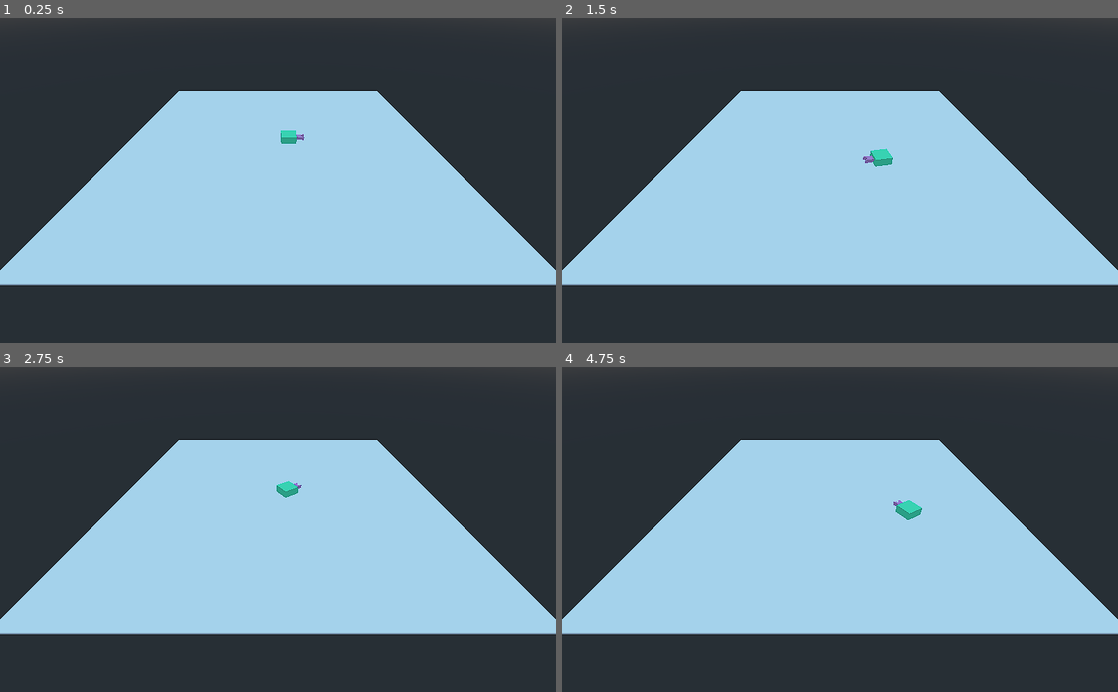
Above: before the commit, frames 1-4 (two rows, left to right).
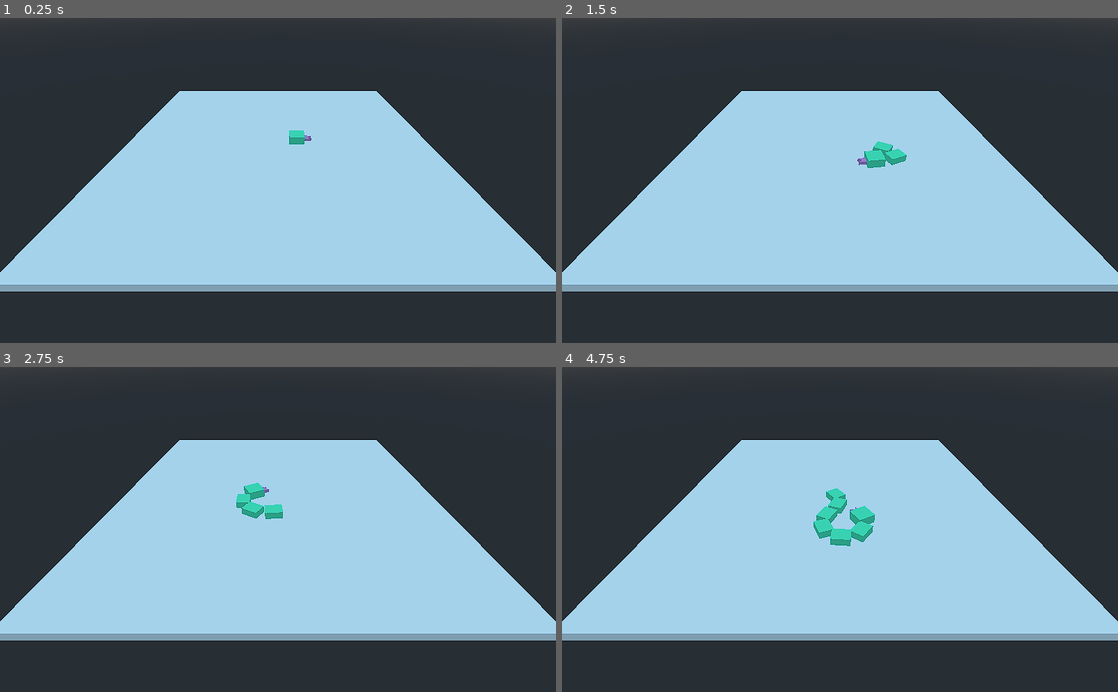
Above: after the commit, the same moments.

Repository: shinpansen/GodotSnake
Game: Godot game, scene res://Main.tscn
Two runs of this game, one before a commit and one after it. Both use one fixed random seed, a clock stepped at 60 frames per second and the inputs below.
Inputs:
- Up to frame 1 (0.25 s): no input
- Up to frame 2 (1.5 s): hold Right (ui_right) 0.53-1.28 s; tap Space (ui_space) at 0.6, 1.35 s; hold Down (ui_down) from 1.28 s (still down)
- Up to frame 3 (2.75 s): release Down (ui_down) at 2.03 s; hold Right (ui_right) from 2.03 s (still down); tap Space (ui_space) at 2.1 s
- Up to frame 4 (4.75 s): tap Space (ui_space) at 2.85, 3.6, 4.35 s; release Right (ui_right) at 3.53 s; hold Left (ui_left) from 3.53 s (still down)

The runs differ from the first frame. In frame 1, 3.1% of the frame differs, in the area x 0-100%, y 22-85%; in frame 2, 3.3%; in frame 3, 3.6%; in frame 4, 4.2%.
Error before the commit: Trying to assign value of type 'Node' to a variable of type 'Spatial'. (res://Scripts/Snake.gd:17)

Commit message:
class system for bodies and head

Diff:
--- a/Main.tscn
+++ b/Main.tscn
@@ -1,8 +1,6 @@
-[gd_scene load_steps=5 format=2]
+[gd_scene load_steps=3 format=2]
 
-[ext_resource path="res://Snake/SnakeHead.tscn" type="PackedScene" id=1]
-[ext_resource path="res://Scripts/Snake.gd" type="Script" id=2]
-[ext_resource path="res://Snake/SnakeBody.tscn" type="PackedScene" id=3]
+[ext_resource path="res://Snake/Scenes/snake_head.tscn" type="PackedScene" id=1]
 
 [sub_resource type="CubeMesh" id=1]
 
@@ -12,11 +10,6 @@
 transform = Transform( 1, 0, 0, 0, 0.775176, 0.631746, 0, -0.631746, 0.775176, 0, 15.6814, 27.8634 )
 current = true
 
-[node name="Snake" parent="." instance=ExtResource( 1 )]
-transform = Transform( 1, 0, 0, 0, 1, 0, 0, 0, 1, 0, 0.5, 0 )
-script = ExtResource( 2 )
-SnakeScene = ExtResource( 3 )
-
 [node name="DirectionalLight" type="DirectionalLight" parent="."]
 transform = Transform( -0.925772, 0.136915, -0.352422, 0, 0.932128, 0.362129, 0.378083, 0.335249, -0.862938, -7.52991, 30.5783, -35.7819 )
 visible = false
@@ -25,5 +18,9 @@
 shadow_enabled = true
 
 [node name="Ground" type="MeshInstance" parent="."]
-transform = Transform( 20, 0, 0, 0, 0.1, 0, 0, 0, 20, 0, 0, 0 )
+transform = Transform( 20, 0, 0, 0, 0.5, 0, 0, 0, 20, 0, -0.5, 0 )
 mesh = SubResource( 1 )
+
+[node name="Snake" parent="." instance=ExtResource( 1 )]
+transform = Transform( -4.37114e-08, 0, 1, 0, 1, 0, -1, 0, -4.37114e-08, 0, 0, 0 )
+bodies_gap = 1.8
--- /dev/null
+++ b/Snake/Scenes/snake_body.tscn
@@ -0,0 +1,25 @@
+[gd_scene load_steps=5 format=2]
+
+[ext_resource path="res://Snake/Assets/snake_skin.tres" type="Material" id=1]
+[ext_resource path="res://Snake/Scripts/snake_body.gd" type="Script" id=2]
+
+[sub_resource type="CubeMesh" id=1]
+
+[sub_resource type="BoxShape" id=4]
+
+[node name="SnakeBody" type="KinematicBody"]
+collision_layer = 0
+collision_mask = 0
+script = ExtResource( 2 )
+
+[node name="MeshInstance" type="MeshInstance" parent="."]
+transform = Transform( -4.37114e-08, 0, 0.8, 0, 0.4, 0, -1, 0, -3.49691e-08, 0, 0.4, 0 )
+mesh = SubResource( 1 )
+material/0 = ExtResource( 1 )
+
+[node name="Area" type="Area" parent="."]
+transform = Transform( 1, 0, 0, 0, 1, 0, 0, 0, 1, 0, 0.4, 0 )
+
+[node name="CollisionShape" type="CollisionShape" parent="Area"]
+transform = Transform( -4.37114e-08, 0, 0.8, 0, 0.4, 0, -1, 0, -3.49691e-08, 0, 0, 0 )
+shape = SubResource( 4 )
--- /dev/null
+++ b/Snake/Scenes/snake_head.tscn
@@ -0,0 +1,40 @@
+[gd_scene load_steps=7 format=2]
+
+[ext_resource path="res://Snake/Assets/snake_skin.tres" type="Material" id=1]
+[ext_resource path="res://Snake/Scripts/snake_head.gd" type="Script" id=2]
+
+[sub_resource type="BoxShape" id=1]
+
+[sub_resource type="CubeMesh" id=2]
+
+[sub_resource type="PrismMesh" id=6]
+
+[sub_resource type="SpatialMaterial" id=5]
+albedo_color = Color( 0.917647, 0.603922, 0.87451, 1 )
+
+[node name="Snake" type="KinematicBody"]
+script = ExtResource( 2 )
+
+[node name="CollisionShape" type="CollisionShape" parent="."]
+transform = Transform( -2.18557e-08, 0, 1, 0, 0.5, 0, -0.5, 0, -4.37114e-08, 0, 0.5, 0.5 )
+shape = SubResource( 1 )
+
+[node name="SnakeHeadMesh" type="MeshInstance" parent="."]
+transform = Transform( 1, 0, 0, 0, 0.5, 0, 0, 0, 1, 0, 0.5, 0 )
+mesh = SubResource( 2 )
+material/0 = ExtResource( 1 )
+
+[node name="SnakeTongue" type="Spatial" parent="."]
+transform = Transform( -4.37114e-08, 0, 1, 0, 1, 0, -1, 0, -4.37114e-08, 0, 0.3, 1.45 )
+
+[node name="SnakeTongue1" type="MeshInstance" parent="SnakeTongue"]
+transform = Transform( 0.136808, -0.469846, 8.21505e-09, 0, -2.18557e-08, -0.2, 0.375877, 0.17101, -2.99003e-09, 0, 0, 0.2 )
+mesh = SubResource( 6 )
+skeleton = NodePath("../..")
+material/0 = SubResource( 5 )
+
+[node name="SnakeTongue2" type="MeshInstance" parent="SnakeTongue"]
+transform = Transform( -0.136808, -0.469846, 8.21505e-09, 0, -2.18557e-08, -0.2, 0.375877, -0.17101, 2.99003e-09, 0, 0, -0.2 )
+mesh = SubResource( 6 )
+skeleton = NodePath("../..")
+material/0 = SubResource( 5 )
--- a/Scripts/Snake.gd
+++ b/Snake/Scripts/snake.gd
@@ -1,12 +1,12 @@
 class_name SnakeComponent
-
 extends KinematicBody
 
-export (PackedScene) var SnakeScene
+export (PackedScene) var SnakeHead
+export (PackedScene) var SnakeBody
 
 var _bodies_list = []
 var _positions_history = []
-var _nb_bodies: int = 5
+var _nb_bodies: int = 1
 var _bodies_distance: float = 2.5
 var _rotation_speed: float = 4
 var _moving_speed: float = 10
@@ -16,10 +16,12 @@
 onready var _tick_start: int = OS.get_ticks_msec()
 onready var _main_node: Spatial = get_tree().root.get_child(0)
 
+
 func test_si_c_bien():
-	print("est ce que le gdscript c'est bien finalement ?")
+	print("est ce que le gdscript c'est pas si mal finalement ?")
 
 func _ready():
+	self.add_child(SnakeHead.instance())
 	pass
 
 func _physics_process(delta):
@@ -33,8 +35,12 @@
 	#Bodies init
 	if _bodies_list.size() < _nb_bodies:
 		for n in range(_bodies_list.size(), _nb_bodies):
-			_bodies_list.append(SnakeScene.instance())
-			_main_node.add_child(_bodies_list[n])
+			pass
+#			_snake_body.SnakeHead = SnakeHead
+#			_snake_body.transform.origin = Vector3(-1, 0, -1)
+#			_main_node.add_child(_snake_body)
+#			_bodies_list.append(SnakeBody.instance())
+#			_main_node.add_child(_bodies_list[n])
 
 	#Rotation
 	var input_h = Input.get_action_strength("ui_left") - Input.get_action_strength("ui_right")
@@ -53,7 +59,7 @@
 
 	#Moving head
 	move_and_collide(transform.basis.x * _moving_speed * delta)
-
+	return
 	#Moving bodies
 	var index: int = 1
 	for n in _bodies_list.size():
--- /dev/null
+++ b/Snake/Scripts/snake_base.gd
@@ -0,0 +1,25 @@
+class_name SnakeBase extends KinematicBody
+
+const history_max_size = 100
+
+var num = 0
+var moving_speed: float = 10
+var positions_history = []
+
+var _tick_count: int = 0
+var _tick_time: float = 1000/60
+
+onready var _tick_start: int = OS.get_ticks_msec()
+
+func _physics_process(delta):
+	_tick_count = OS.get_ticks_msec() - _tick_start
+
+	#Tick = adding new position history
+	if _tick_count >= _tick_time:
+		_tick_count = 0
+		_tick_start = OS.get_ticks_msec()
+		positions_history.push_front(transform)
+		#print(str(num) + " : " + str(positions_history.size()))
+
+	if positions_history.size() > 100:
+		positions_history.pop_at(100)
--- /dev/null
+++ b/Snake/Scripts/snake_body.gd
@@ -0,0 +1,41 @@
+class_name SnakeBody extends SnakeBase
+
+var parent_body: SnakeBase = null
+var distance_to_parent: float = 2
+
+
+func init_body(parent: SnakeBase, speed: float, gap: float, n):
+	parent_body = parent
+	moving_speed = speed
+	distance_to_parent = gap
+	num = n
+
+
+func _ready():
+	pass
+
+
+func _physics_process(delta):
+	if parent_body == null:
+		return
+
+	var pos: Transform
+	var pos_previous: Transform
+	var dist: float = 0
+	var i: int = 1
+	while (i < parent_body.positions_history.size() and dist < distance_to_parent):
+		pos_previous = parent_body.positions_history[i-1]
+		pos = parent_body.positions_history[i]
+		dist += pos_previous.origin.distance_to(pos.origin)
+		i += 1
+
+	if dist > distance_to_parent:
+		var dist_ratio: float = (dist - distance_to_parent) / abs(pos_previous.origin.distance_to(pos.origin))
+		pos.origin = pos.origin.move_toward(pos_previous.origin, dist_ratio)
+
+	var to_target = Vector3(pos.origin - transform.origin)
+	transform = transform.looking_at(pos.origin, Vector3.UP)
+	move_and_collide(to_target * moving_speed * delta)
+
+	#Clearing position history
+	parent_body.positions_history.pop_at(i)
--- /dev/null
+++ b/Snake/Scripts/snake_head.gd
@@ -0,0 +1,35 @@
+class_name SnakeHead extends SnakeBase
+
+export(float, 1, 50) var snake_speed = 10
+export(float, 1, 10) var rotation_speed = 4
+export(int, 0, 20) var nb_bodies = 5
+export(float, 0, 20) var bodies_gap = 2
+
+var _bodies_list = []
+
+func _ready():
+	moving_speed = snake_speed
+
+func _physics_process(delta):
+
+	move_and_collide(transform.basis.z * moving_speed * delta)
+
+	var input_h = Input.get_action_strength("ui_left") - Input.get_action_strength("ui_right")
+	if input_h != 0:
+		rotate(Vector3.UP * input_h, rotation_speed * delta)
+
+	#test
+	if Input.is_action_just_pressed("ui_space"):
+		append_new_body()
+
+	#Clearing the positions history of the last body (cos useless)
+	if _bodies_list.size() > 0:
+		_bodies_list[_bodies_list.size()-1].positions_history.pop_at(0)
+
+
+func append_new_body():
+	var snake_body = preload("res://Snake/Scenes/snake_body.tscn").instance()
+	var parent = self if _bodies_list.size() == 0 else _bodies_list[_bodies_list.size()-1]
+	snake_body.init_body(parent, moving_speed, bodies_gap, _bodies_list.size() + 1)
+	_bodies_list.append(snake_body)
+	get_tree().root.get_child(0).add_child(snake_body)
--- a/Snake/SnakeBody.tscn
+++ /dev/null
@@ -1,34 +0,0 @@
-[gd_scene load_steps=5 format=2]
-
-[ext_resource path="res://Materials/SnakeSkin.tres" type="Material" id=1]
-
-[sub_resource type="GDScript" id=3]
-script/source = "extends KinematicBody
-
-func _on_Area_body_entered(body):
-#	print(body)
-	body.test_si_c_bien()
-#	print(\"Gloubi boulga\")
-"
-
-[sub_resource type="CubeMesh" id=1]
-
-[sub_resource type="BoxShape" id=4]
-
-[node name="KinematicBody" type="KinematicBody"]
-collision_layer = 0
-collision_mask = 0
-script = SubResource( 3 )
-
-[node name="MeshInstance" type="MeshInstance" parent="."]
-transform = Transform( -4.37114e-08, 0, 0.8, 0, 0.4, 0, -1, 0, -3.49691e-08, 0, 0, 0 )
-mesh = SubResource( 1 )
-material/0 = ExtResource( 1 )
-
-[node name="Area" type="Area" parent="."]
-
-[node name="CollisionShape" type="CollisionShape" parent="Area"]
-transform = Transform( -4.37114e-08, 0, 0.8, 0, 0.4, 0, -1, 0, -3.49691e-08, 0, 0, 0 )
-shape = SubResource( 4 )
-
-[connection signal="body_entered" from="Area" to="." method="_on_Area_body_entered"]
--- a/Snake/SnakeHead.tscn
+++ /dev/null
@@ -1,40 +0,0 @@
-[gd_scene load_steps=7 format=2]
-
-[ext_resource path="res://Materials/SnakeSkin.tres" type="Material" id=1]
-
-[sub_resource type="BoxShape" id=1]
-
-[sub_resource type="CubeMesh" id=2]
-
-[sub_resource type="CubeMesh" id=4]
-
-[sub_resource type="SpatialMaterial" id=5]
-albedo_color = Color( 0.917647, 0.603922, 0.87451, 1 )
-
-[sub_resource type="PrismMesh" id=6]
-
-[node name="KinematicBody" type="KinematicBody"]
-
-[node name="CollisionShape" type="CollisionShape" parent="."]
-transform = Transform( 0.5, 0, 0, 0, 1, 0, 0, 0, 1, 0.5, 0, 0 )
-shape = SubResource( 1 )
-
-[node name="SnakeHead" type="MeshInstance" parent="."]
-transform = Transform( 1, 0, 0, 0, 0.5, 0, 0, 0, 1, -0.25, 0, 0 )
-mesh = SubResource( 2 )
-material/0 = ExtResource( 1 )
-
-[node name="SnakeTongue1" type="MeshInstance" parent="."]
-transform = Transform( 0.5, 0, 0, 0, 0.2, 0, 0, 0, 0.29, 0.886663, 0, 0 )
-mesh = SubResource( 4 )
-material/0 = SubResource( 5 )
-
-[node name="SnakeTongue2" type="MeshInstance" parent="."]
-transform = Transform( 0.169047, 0.453154, -7.9232e-09, 0, -2.18557e-08, -0.2, -0.362523, 0.211309, -3.69464e-09, 1.33711, 0, 0.2 )
-mesh = SubResource( 6 )
-material/0 = SubResource( 5 )
-
-[node name="SnakeTongue3" type="MeshInstance" parent="."]
-transform = Transform( -0.169047, 0.453154, -7.9232e-09, 0, -2.18557e-08, -0.2, -0.362523, -0.211309, 3.69464e-09, 1.33711, 0, -0.2 )
-mesh = SubResource( 6 )
-material/0 = SubResource( 5 )
--- a/project.godot
+++ b/project.godot
@@ -10,12 +10,30 @@
 
 _global_script_classes=[ {
 "base": "KinematicBody",
+"class": "SnakeBase",
+"language": "GDScript",
+"path": "res://Snake/Scripts/snake_base.gd"
+}, {
+"base": "SnakeBase",
+"class": "SnakeBody",
+"language": "GDScript",
+"path": "res://Snake/Scripts/snake_body.gd"
+}, {
+"base": "KinematicBody",
 "class": "SnakeComponent",
 "language": "GDScript",
-"path": "res://Scripts/Snake.gd"
+"path": "res://Snake/Scripts/snake.gd"
+}, {
+"base": "SnakeBase",
+"class": "SnakeHead",
+"language": "GDScript",
+"path": "res://Snake/Scripts/snake_head.gd"
 } ]
 _global_script_class_icons={
-"SnakeComponent": ""
+"SnakeBase": "",
+"SnakeBody": "",
+"SnakeComponent": "",
+"SnakeHead": ""
 }
 
 [application]
Renamed: Materials/SnakeSkin.tres -> Snake/Assets/snake_skin.tres
